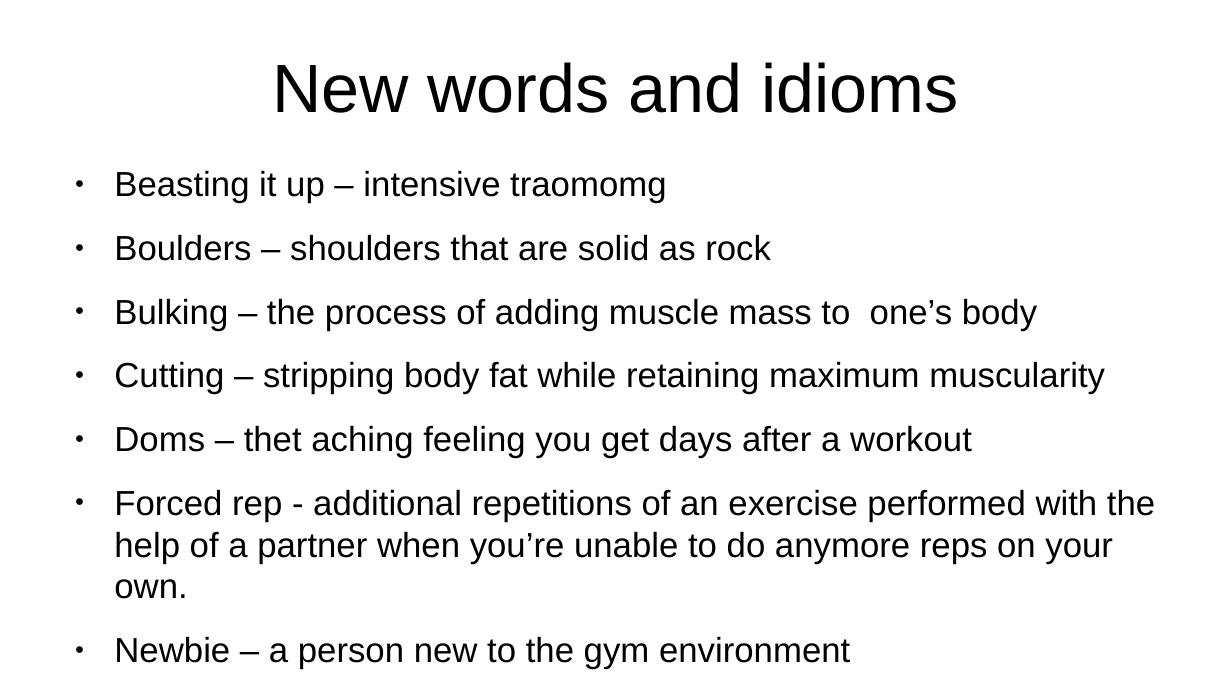
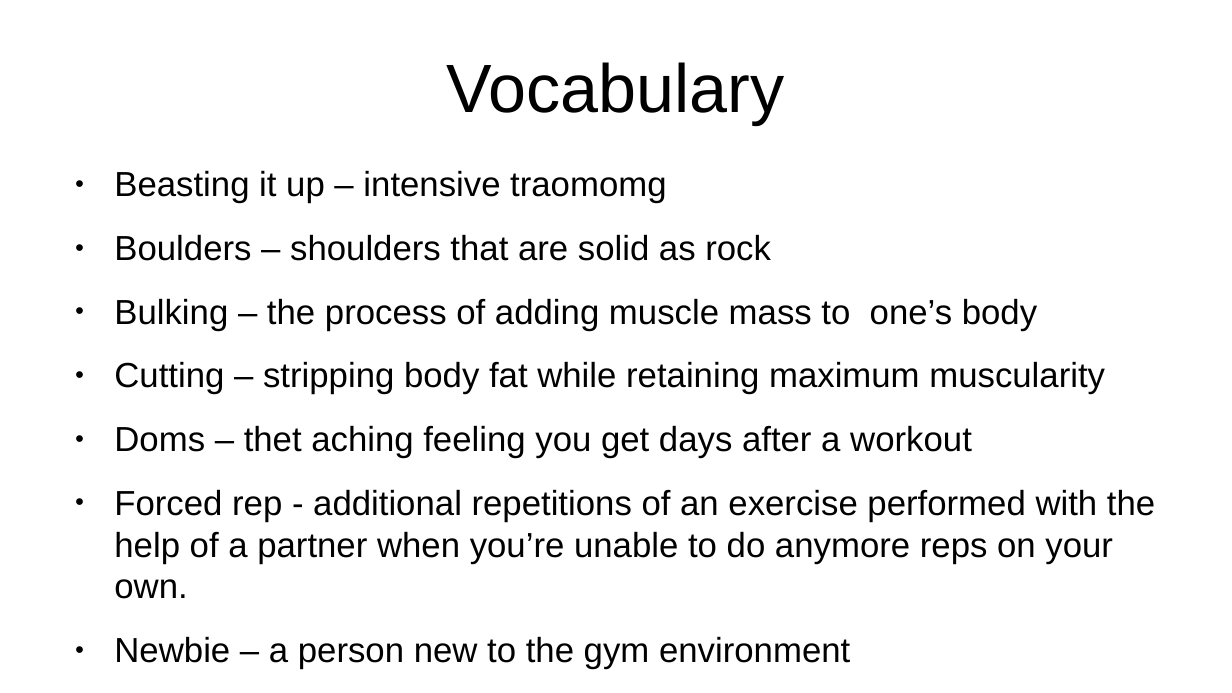
Before and after one commit to Catalinhimself/UTM, a slide deck: slide 9 of eng/sportsman/sportsman.odp (slide 7 before the commit). Drawn at 1232x693 pixels with LibreOffice and Linux fonts; fonts in the diff are those of the drawing. Boxes give left, top, right and bottom in pixels: in the first picture for what was removed or moved away, otherwise in the second. Text is boxed around its words. In the diff, an @@ line names an element or a change of style, - is before the commit and + after.

```diff
--- a/eng/sportsman/sportsman.odp
+++ b/eng/sportsman/sportsman.odp
@@ title at (447,62,785,125): text changed @@
-New words and idioms
+Vocabulary
```
Also in this commit, not shown: 6 slides added, 4 slides removed, 34 other files.
